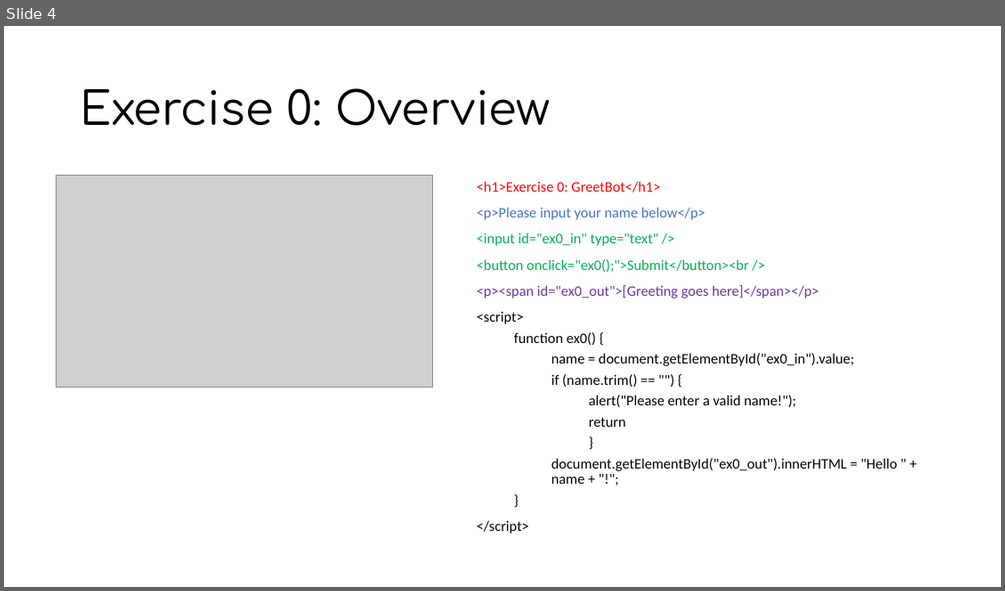
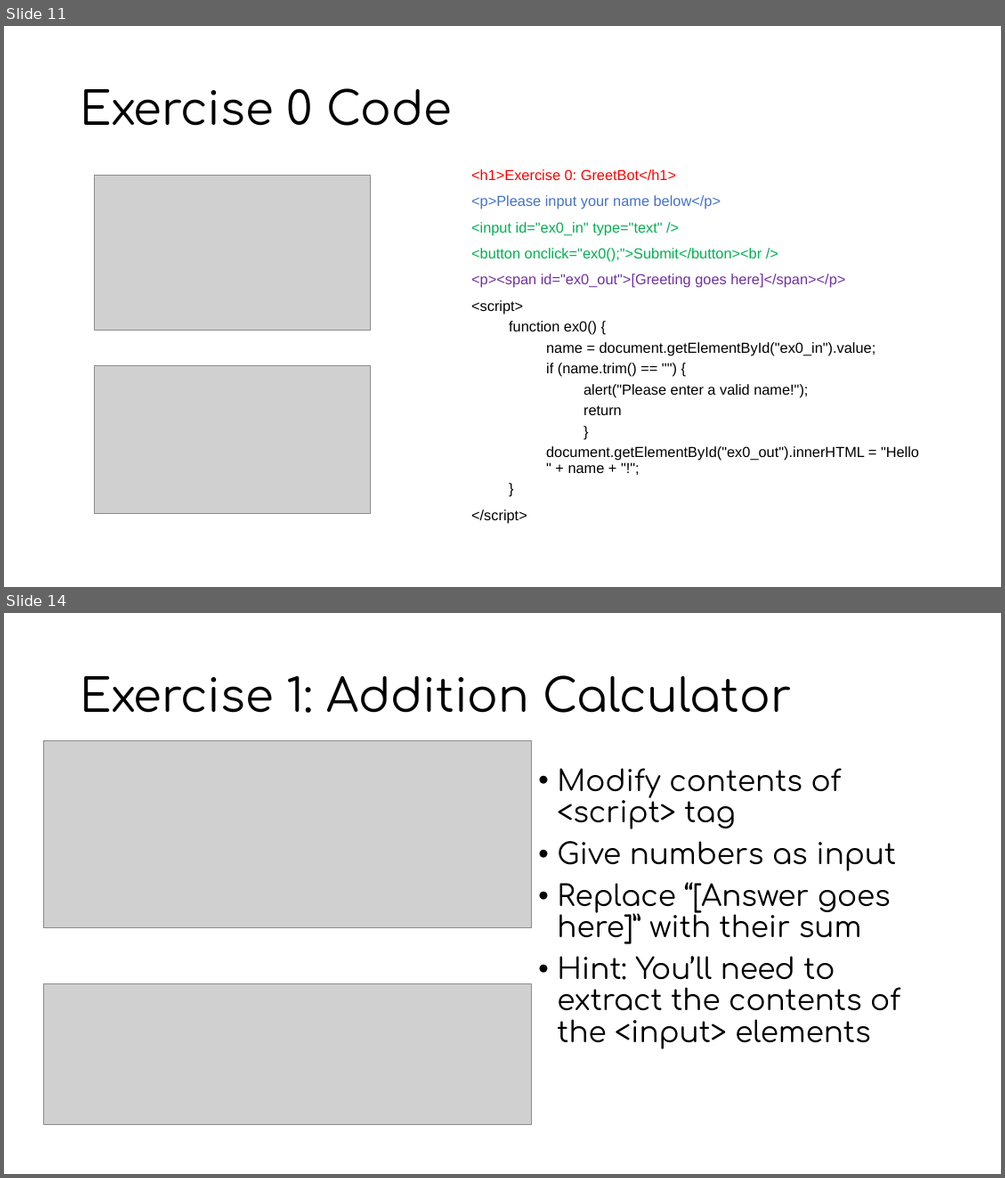
Before and after one commit to MiBioSoft2017/2017FallBootCamp, a slide deck: Javascript/JS Tutorial.pptx. Shown one above the other, each under a label of ours: slide 4 before the commit, slides 11 and 14 after it; the slides between them are not shown. The pictures are 1005x591 and 1005x1178 pixels, drawn with LibreOffice and Linux fonts; fonts in the diff are those of the drawing; grey boxes stand for pictures. Boxes give left, top, right and bottom in pixels: in the first picture for what was removed or moved away, otherwise in the second. Text is boxed around its words. In the diff, an @@ line names an element or a change of style, - is before the commit and + after.

```diff
--- a/Javascript/JS Tutorial.pptx
+++ b/Javascript/JS Tutorial.pptx
@@ slide 14 added at bbox=[4, 613, 1001, 1174], background #FFFFFF @@
@@ title added at bbox=[80, 675, 791, 713], 44 pt, text #000000 @@
+Exercise 1: Addition Calculator
@@ picture added at bbox=[44, 740, 531, 927] @@
@@ text added at bbox=[557, 768, 900, 1049], 28 pt, text #000000 @@
+• Modify contents of <script> tag
+• Give numbers as input
+• Replace “[Answer goes here]” with their sum
+• Hint: You’ll need to extract the contents of the <input> elements
@@ picture added at bbox=[44, 984, 531, 1125] @@
@@ what was slide 4 is now slide 11 @@
@@ slide 11 changed as well @@
@@ title at bbox=[80, 88, 452, 126]: text changed @@
-Exercise 0: Overview
+Exercise 0 Code
@@ picture: place and size @@
-picture at bbox=[56, 176, 432, 387]
+picture at bbox=[95, 176, 371, 330]
@@ text "<h1>Exercise 0: GreetBot</h1>": place and size @@
-text "<h1>Exercise 0: GreetBot</h1>" at bbox=[477, 181, 897, 533]
+text "<h1>Exercise 0: GreetBot</h1>" at bbox=[471, 169, 919, 523]
@@ text "<h1>Exercise 0: GreetBot</h1>" at bbox=[471, 169, 919, 523]: font Calibri to Arial @@
@@ picture added at bbox=[95, 365, 371, 514] @@
```
Also in this commit, not shown: 3 other slides changed, 12 other slides added, 2 slides removed.
